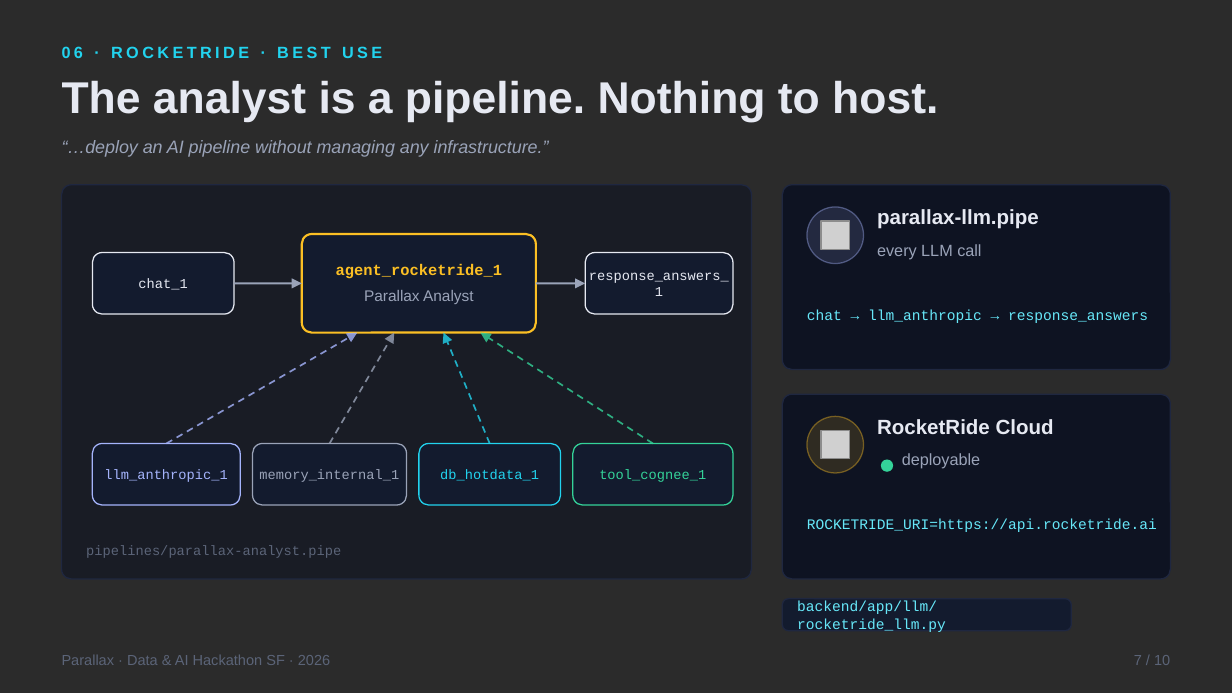
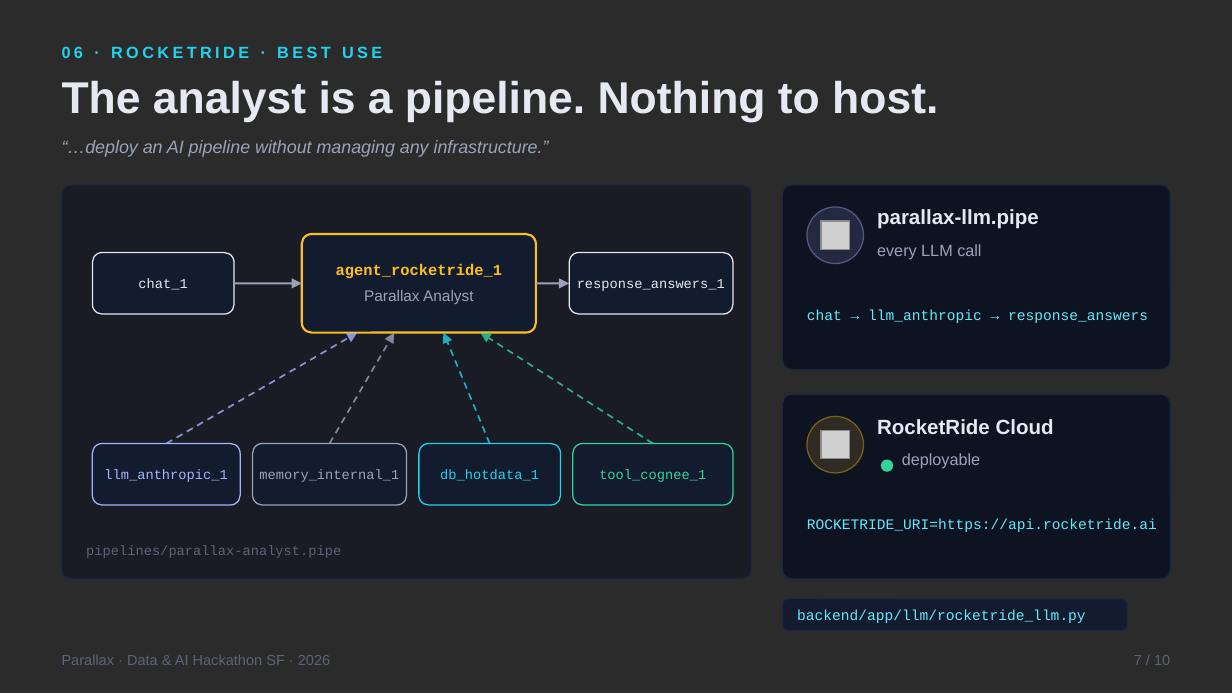
Before and after one commit to vnmoorthy/parallax, a slide deck: slide 7 of deck/Parallax.pptx. Drawn at 1232x693 pixels with LibreOffice and Linux fonts; fonts in the diff are those of the drawing; grey boxes stand for pictures; background and template pictures are left out; a plain dark background stands for a picture behind light text. Boxes give left, top, right and bottom in pixels: in the first picture for what was removed or moved away, otherwise in the second. Text is boxed around its words. In the diff, an @@ line names an element or a change of style, - is before the commit and + after.

```diff
--- a/deck/Parallax.pptx
+++ b/deck/Parallax.pptx
@@ text "response_answers_1" rewrapped from [589, 272, 729, 296] to [577, 279, 725, 291] @@
@@ rounded rectangle: place and size @@
-rounded rectangle at [585, 253, 733, 314]
+rounded rectangle at [569, 253, 733, 314]
@@ arrow moved from (536, 283) - (585, 283) to (536, 283) - (569, 283) @@
@@ rounded rectangle: place and size @@
-rounded rectangle at [782, 599, 1072, 631]
+rounded rectangle at [782, 599, 1127, 631]
@@ text "backend/app/llm/rocketride_llm.py" rewrapped from [797, 601, 946, 632] to [797, 609, 1086, 623] @@
```
Also in this commit, not shown: 9 other slides changed, 12 other files.
